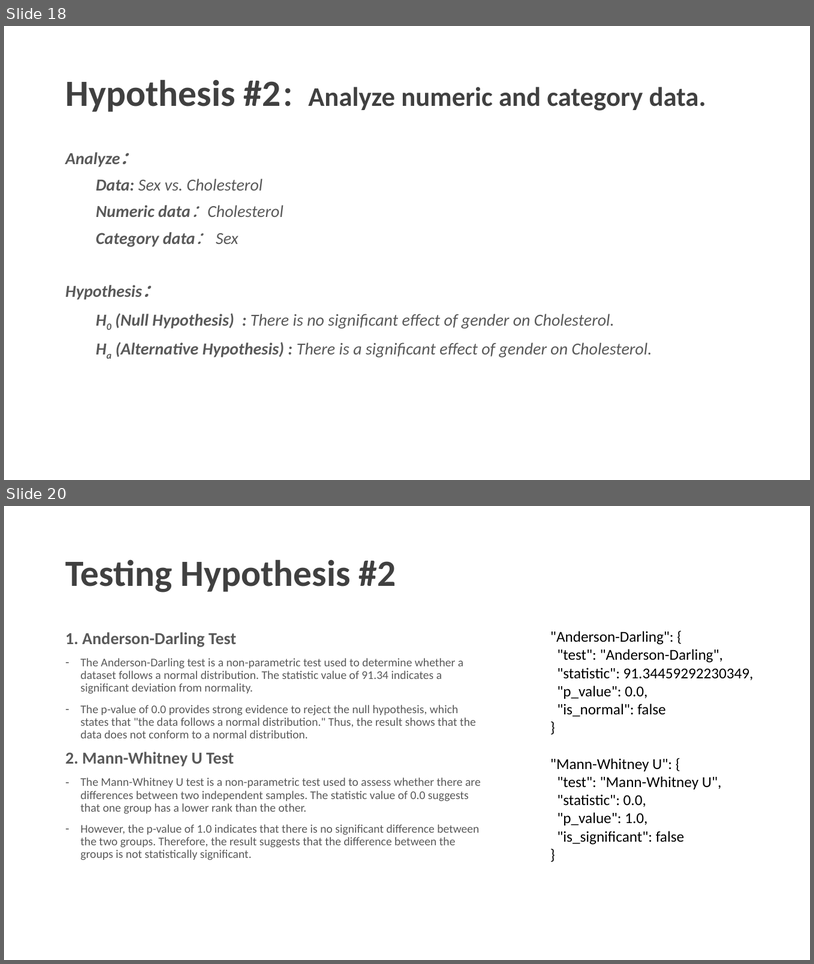
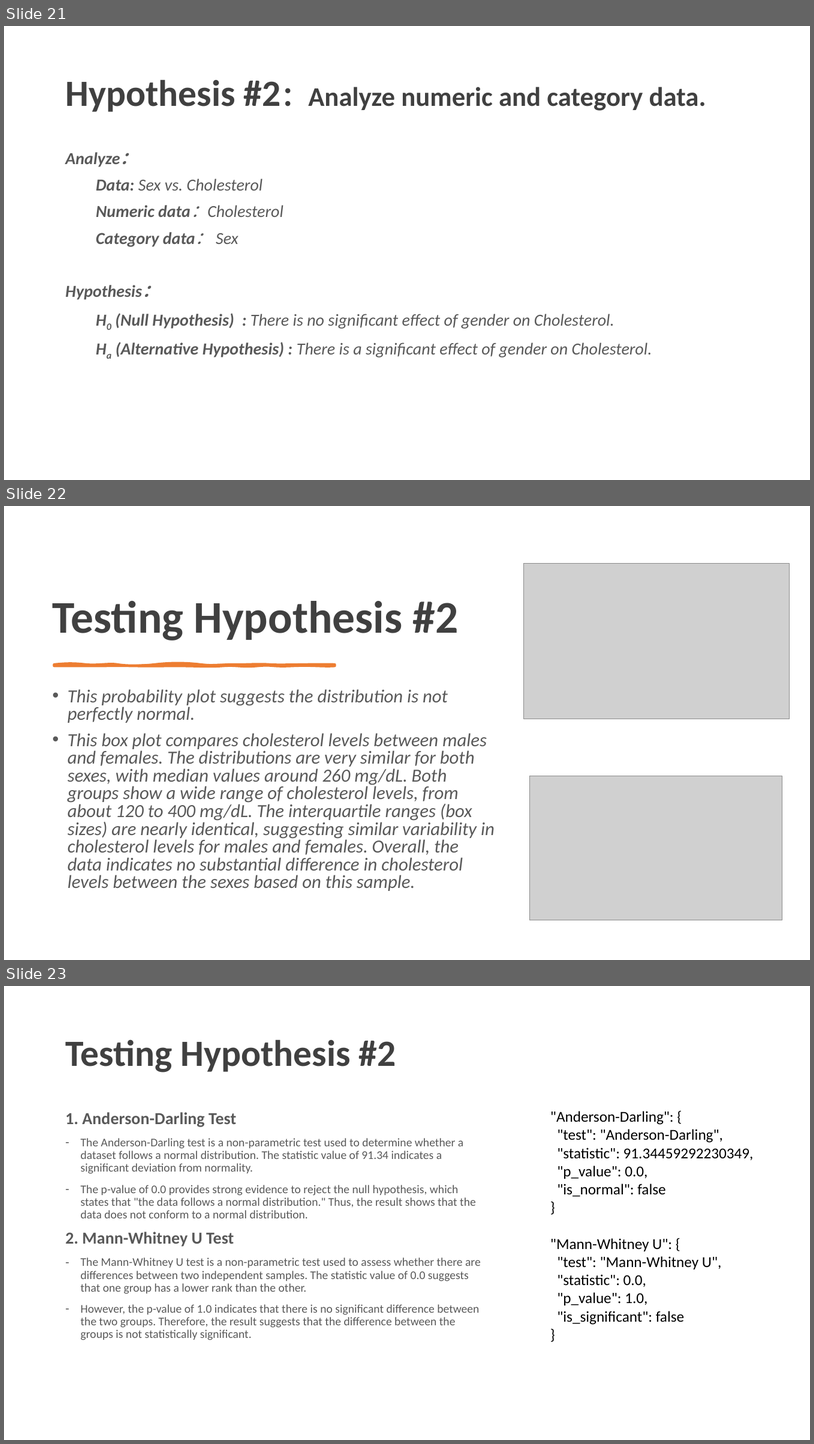
Before and after one commit to charlesyifanli/python_and_data, a slide deck: mini_project/SCSE 24 Mini-project presentation (Group No. ##).pptx. Shown one above the other, each under a label of ours: slides 18 and 20 before the commit, slides 21, 22 and 23 after it; the slides between them are not shown. The pictures are 814x964 and 814x1444 pixels, drawn with LibreOffice and Linux fonts; fonts in the diff are those of the drawing; grey boxes stand for pictures; background and template pictures are left out. Boxes give left, top, right and bottom in pixels: in the first picture for what was removed or moved away, otherwise in the second. Text is boxed around its words. In the diff, an @@ line names an element or a change of style, - is before the commit and + after.

```diff
--- a/mini_project/SCSE 24 Mini-project presentation (Group No. ##).pptx
+++ b/mini_project/SCSE 24 Mini-project presentation (Group No. ##).pptx
@@ slide 22 added at box(4, 506, 810, 960), background #FFFFFF @@
@@ picture added at box(524, 564, 790, 719) @@
@@ title added at box(53, 601, 459, 640), 54 pt, text #404040, bold @@
+Testing Hypothesis #2
@@ freeform shape added at box(54, 664, 335, 666), fill #ED7D31, outline #ED7D31 3.25 pt @@
@@ text added at box(68, 689, 495, 891), 22 pt, text #595959, italic @@
+• This probability plot suggests the distribution is not perfectly normal.
+• This box plot compares cholesterol levels between males and females. The distributions are very similar for both sexes, with median values around 260 mg/dL. Both groups show a wide range of cholesterol levels, from about 120 to 400 mg/dL. The interquartile ranges (box sizes) are nearly identical, suggesting similar variability in cholesterol levels for males and females. Overall, the data indicates no substantial difference in cholesterol levels between the sexes based on this sample.
@@ picture added at box(530, 776, 783, 920) @@
@@ what was slide 18 is now slide 21 @@
@@ what was slide 20 is now slide 23 @@
```
Also in this commit, not shown: 1 slide changed, 8 other slides added, 2 slides removed, 1 other file.
